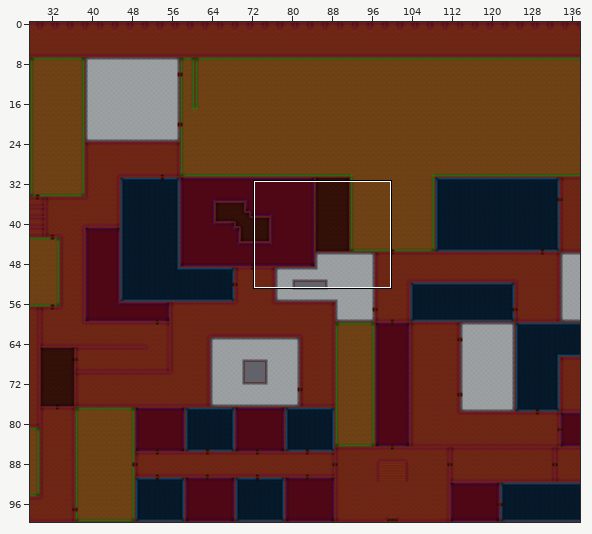
Tiled map -- Assets/Tiled/1F-M.tmx. Above: a wide view before the commit, with the close-up outlined.
Close-up. Before the commit:
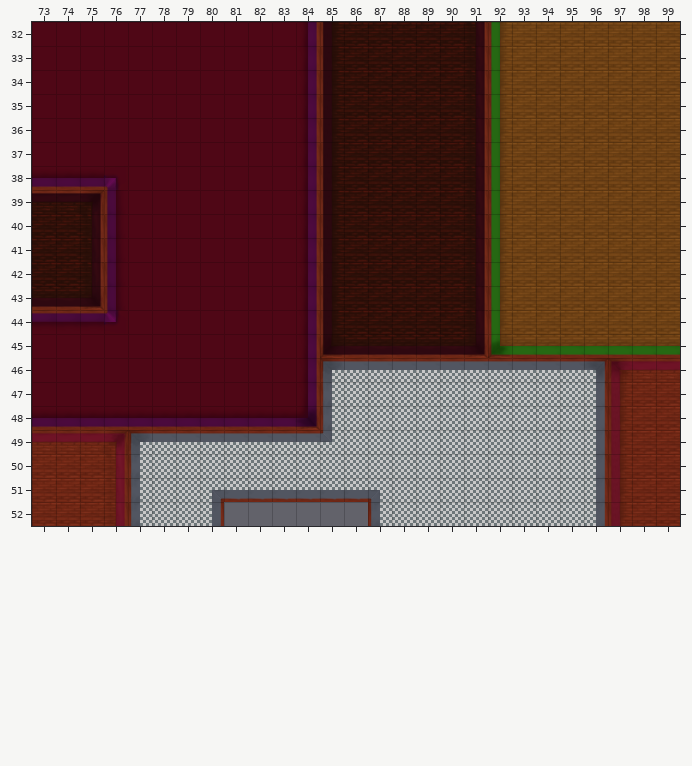
Cells are 128x128 px. Shown: x 73..99, y 32..52. The commit also changed other parts of the map, which this record leaves out.
After:
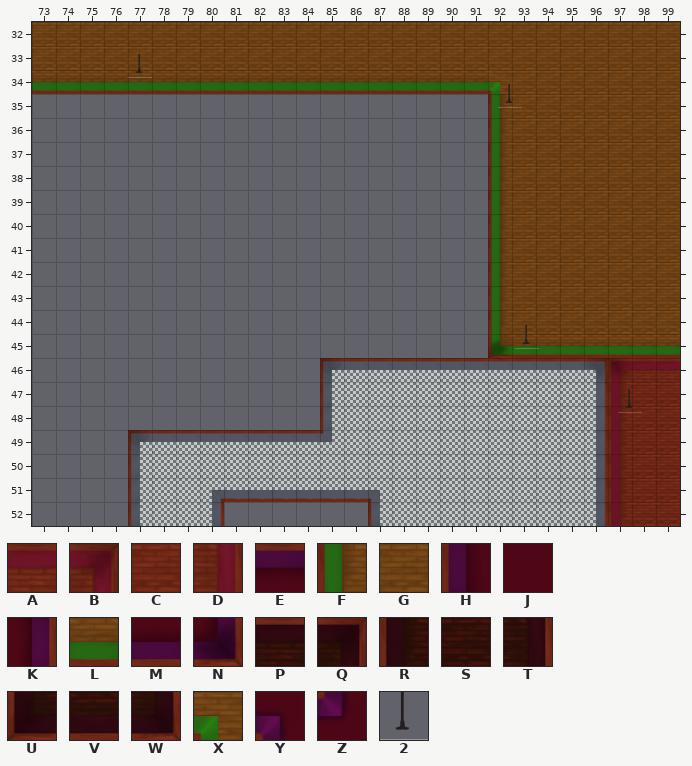
Key: from "Mansion": A 1 "HallN", B 2 "HallInNE", C 21 "HallFloor", D 22 "HallE", E 64 "Bed2N", F 80 "RecW", G 81 "RecFloor", H 83 "Bed2W", J 84 "Bed2Floor", K 85 "Bed2E", L 101 "RecS", M 104 "Bed2S", N 105 "Bed2InSE", P 124 "StorageN", Q 125 "StorageInNE", R 143 "StorageW", S 144 "StorageFloor", T 145 "StorageE", U 163 "StorageInSW", V 164 "StorageS", W 165 "StorageInSE", X 167 "RecOutSW", Y 169 "Bed2OutSW", Z 189 "Bed2OutNW"; from "Object_Tileset": 2 21.
_ is an empty cell.
Objects are placed by their top-left corner, in cells (3,4 is the top-left corner of cell 3,4); size is 1x1 cell unless given.
The edit:
Layer "RoomLayout":
y 32..33: x 73..92 JJJJJJJJJJJKRSSSSSTF -> GGGGGGGGGGGGGGGGGGGG
y 34: x 73..92 JJJJJJJJJJJKRSSSSSTF -> LLLLLLLLLLLLLLLLLLLX
y 35..37: x 73..91 JJJJJJJJJJJKRSSSSST -> ___________________
y 38: x 73..91 MMMYJJJJJJJKRSSSSST -> ___________________
y 39: x 73..91 PPQHJJJJJJJKRSSSSST -> ___________________
y 40..42: x 73..91 SSTHJJJJJJJKRSSSSST -> ___________________
y 43: x 73..91 VVWHJJJJJJJKRSSSSST -> ___________________
y 44: x 73..91 EEEZJJJJJJJKRSSSSST -> ___________________
y 45: x 73..91 JJJJJJJJJJJKUVVVVVW -> ___________________
y 46..47: x 73..84 JJJJJJJJJJJK -> ____________
y 48: x 73..84 MMMMMMMMMMMN -> ____________
y 49: x 73..76 AAAB -> ____
y 50..52: x 73..76 CCCD -> ____
Layer "Lamps" (added):
added: 2 "Lamp" at 77,33.3
added: 2 "Lamp" at 92.4,34.6
added: 2 "Lamp" at 93.1,44.6
added: 2 "Lamp" at 97.4,47.3
Changed places in both close-ups, as pixel boxes (x1, y1, x2, y2):
changed: (32, 22, 539, 526)
added: (618, 389, 642, 413)
